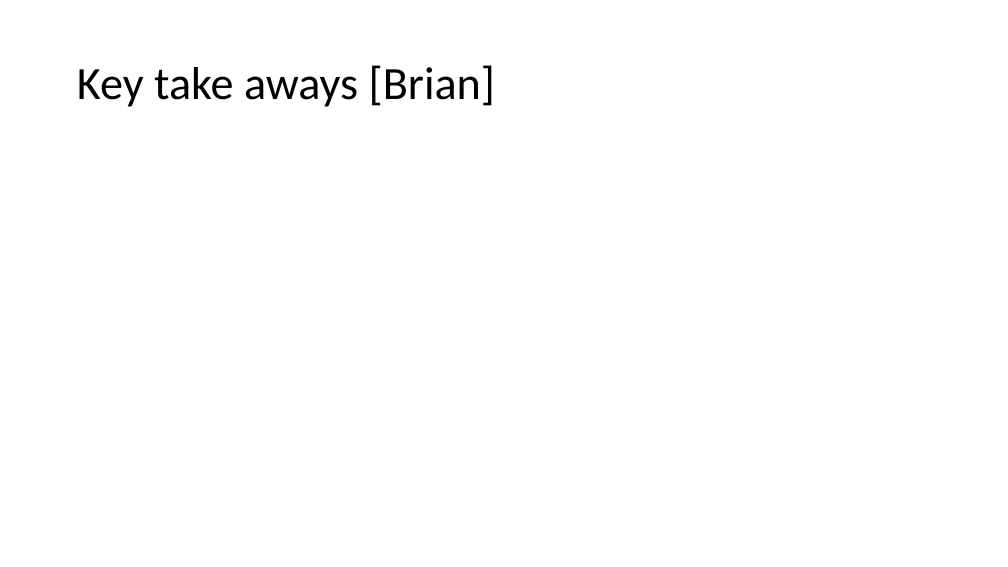
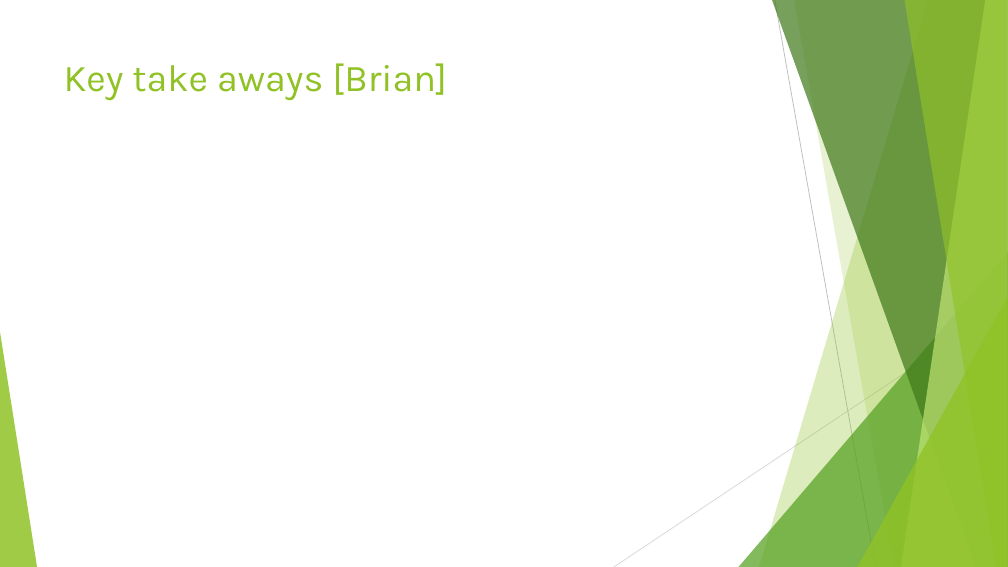
Before and after one commit to amxmongoose/City_Health, a slide deck: slide 5 of City_health_ppt.pptx. Drawn at 1008x567 pixels with LibreOffice and Linux fonts; fonts in the diff are those of the drawing. Boxes give left, top, right and bottom in pixels: in the first picture for what was removed or moved away, otherwise in the second. Text is boxed around its words. In the diff, an @@ line names an element or a change of style, - is before the commit and + after.

```diff
--- a/City_health_ppt.pptx
+++ b/City_health_ppt.pptx
@@ title "Key take aways [Brian]": place and size @@
-title "Key take aways [Brian]" at box(77, 65, 495, 107)
+title "Key take aways [Brian]" at box(64, 63, 447, 101)
@@ title "Key take aways [Brian]" at box(64, 63, 447, 101): size 44 to 36 pt, font Calibri to Karla, text colour #000000 to #90C226; line spacing 0.9 to 1; vertical alignment middle to top @@
@@ group added at box(0, 0, 1008, 567): 5 freeform shapes, 3 triangles, 2 lines @@
```
Also in this commit, not shown: 6 other slides changed, 3 slides added, 2 slides removed.
